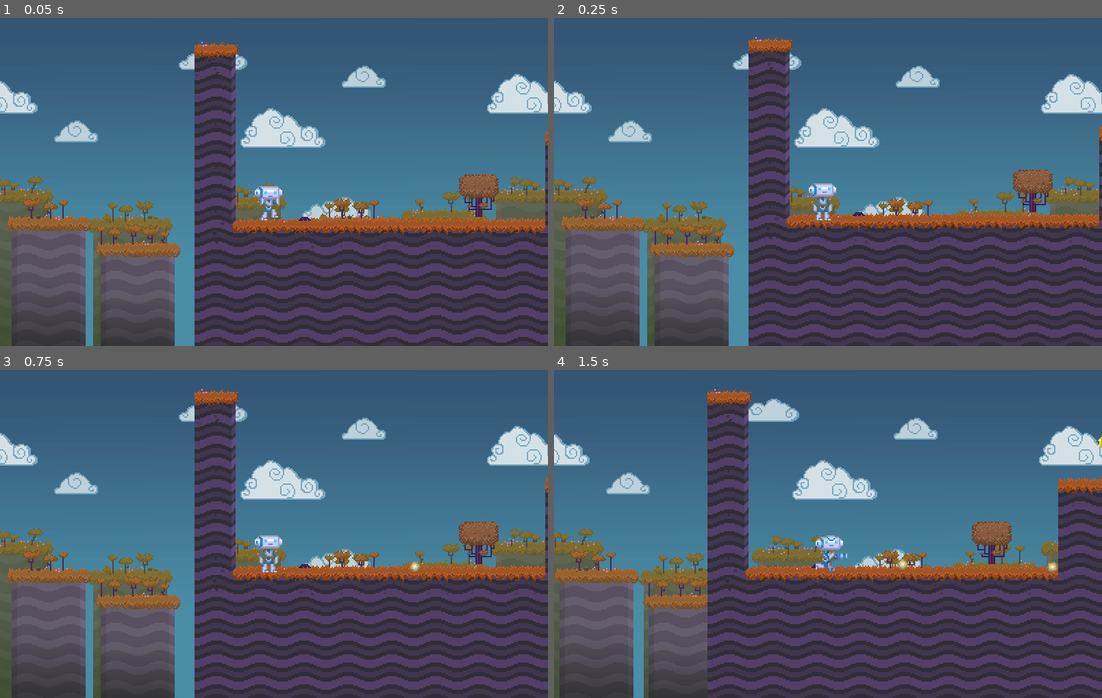
Above: before the commit, frames 1-4 (two rows, left to right).
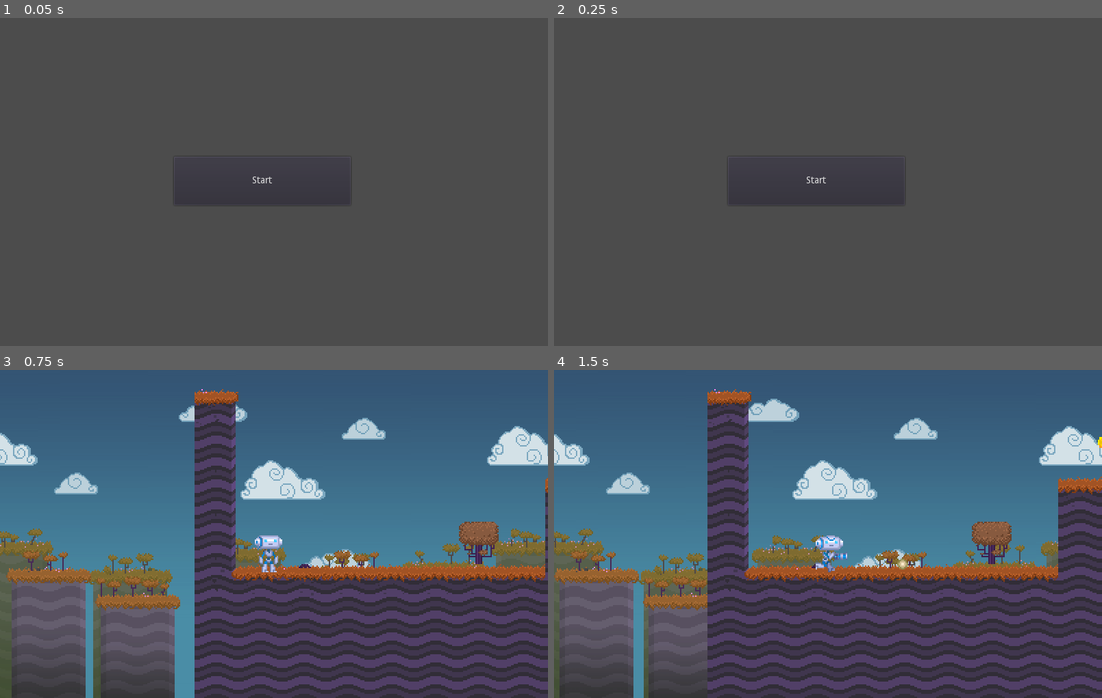
Above: after the commit, the same moments.

Repository: stella-craig/TigerHacks23
Game: Godot game, scene res://src/MainMenu/MainMenu.tscn
Two runs of this game, one before a commit and one after it. Both use one fixed random seed, a clock stepped at 60 frames per second and the inputs below. Before the commit the project starts from res://src/Main/Game.tscn.
Inputs (mouse positions are in pixels of both pictures, inside the frame that each line leads up to):
- Up to frame 1 (0.05 s): no input
- Up to frame 2 (0.25 s): no input
- Up to frame 3 (0.75 s): click (263, 534) at 0.5 s, where only the run after the commit has a clickable "Start"
- Up to frame 4 (1.5 s): hold Right (move_right) from 1.28 s (still down); tap Space (shoot) at 1.35 s

The runs differ from the first frame. In frame 1, 84% of the frame differs, in the area x 0-100%, y 0-100%; in frame 2, 84%; in frame 3, less than 0.1%; in frame 4, less than 0.1%.

Commit message:
main menu added

Diff:
--- a/my_platformer/project.godot
+++ b/my_platformer/project.godot
@@ -58,7 +58,7 @@
 where the player can jump, walk on slopes, fire bullets,
 interact with enemies, and more. It contains one closed
 level, and the player is invincible, unlike the enemies."
-run/main_scene="res://src/Main/Game.tscn"
+run/main_scene="res://src/MainMenu/MainMenu.tscn"
 config/icon="res://icon.png"
 target_fps="60"
 
--- /dev/null
+++ b/my_platformer/src/MainMenu/MainMenu.gd
@@ -0,0 +1,15 @@
+extends CanvasLayer
+
+
+# Declare member variables here. Examples:
+# var a = 2
+# var b = "text"
+
+
+# Called when the node enters the scene tree for the first time.
+func _ready():
+	pass # Replace with function body.
+
+
+func _on_StartButton_button_down():
+	get_tree().change_scene("res://src/Main/Game.tscn")
--- /dev/null
+++ b/my_platformer/src/MainMenu/MainMenu.tscn
@@ -0,0 +1,17 @@
+[gd_scene load_steps=3 format=2]
+
+[ext_resource path="res://src/MainMenu/MainMenu.gd" type="Script" id=1]
+[ext_resource path="res://src/MainMenu/StartButton.gd" type="Script" id=2]
+
+[node name="MainMenu" type="CanvasLayer"]
+script = ExtResource( 1 )
+
+[node name="StartButton" type="Button" parent="."]
+margin_left = 254.0
+margin_top = 203.0
+margin_right = 512.0
+margin_bottom = 274.0
+text = "Start"
+script = ExtResource( 2 )
+
+[connection signal="button_down" from="StartButton" to="." method="_on_StartButton_button_down"]
--- /dev/null
+++ b/my_platformer/src/MainMenu/StartButton.gd
@@ -0,0 +1,16 @@
+extends Button
+
+
+# Declare member variables here. Examples:
+# var a = 2
+# var b = "text"
+
+
+# Called when the node enters the scene tree for the first time.
+func _ready():
+	pass # Replace with function body.
+
+
+# Called every frame. 'delta' is the elapsed time since the previous frame.
+#func _process(delta):
+#	pass
